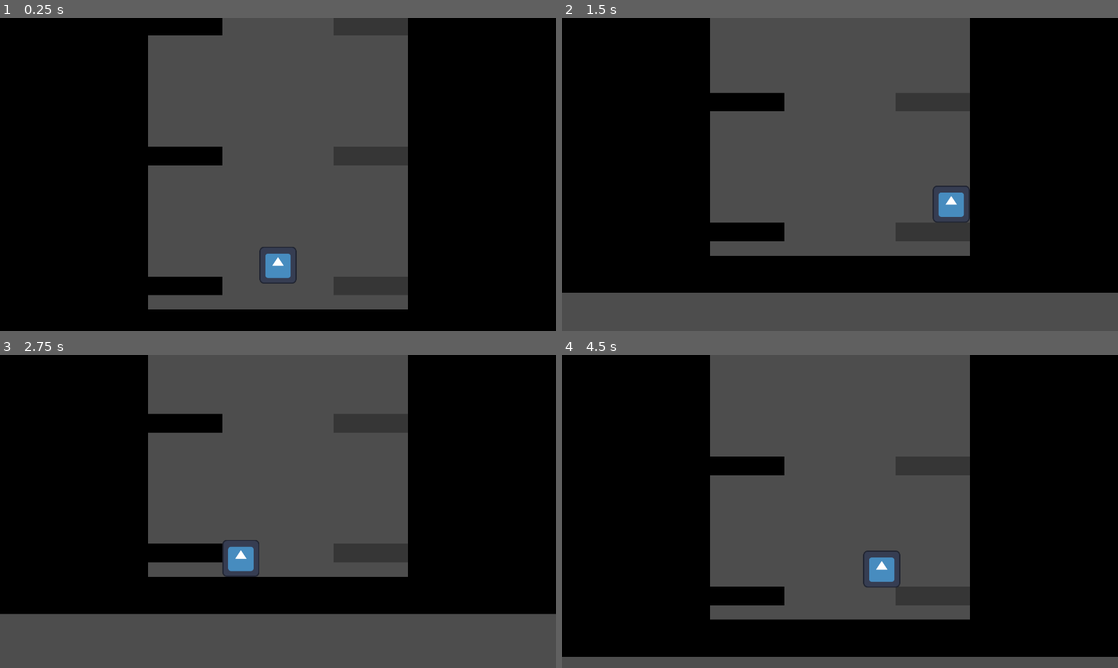
Above: before the commit, frames 1-4 (two rows, left to right).
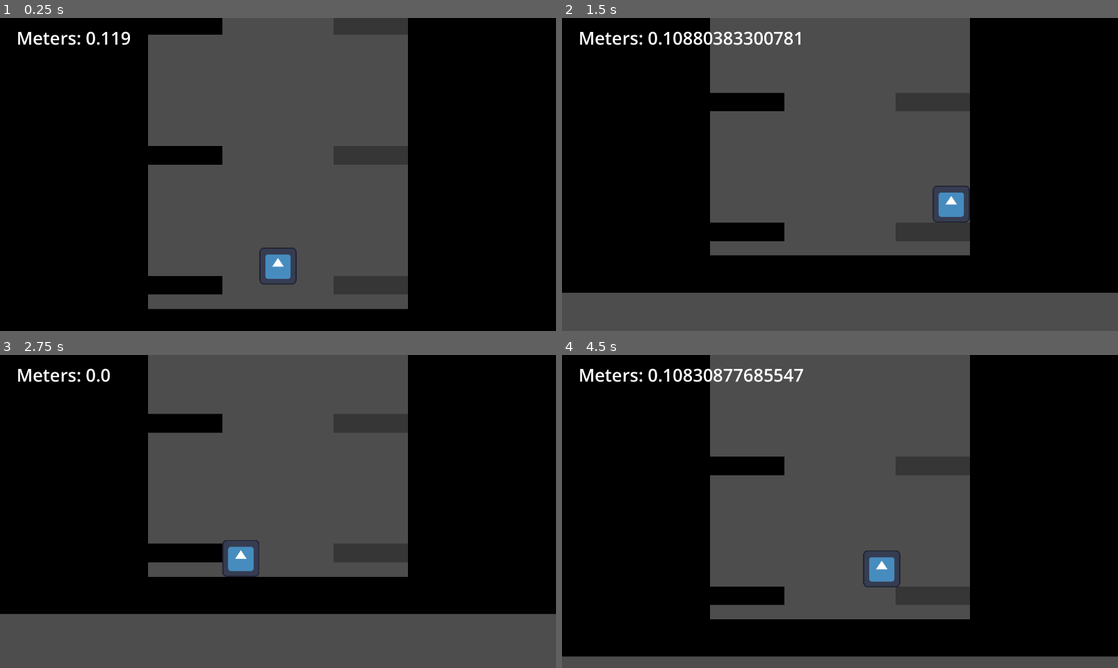
Above: after the commit, the same moments.

Repository: konducktor/run-from-gulmora
Game: Godot game, scene res://gameplay.tscn
Two runs of this game, one before a commit and one after it. Both use one fixed random seed, a clock stepped at 60 frames per second and the inputs below. The engine's default icon, where the game draws it, is replaced by a stand-in: a white triangle on a blue panel in a dark square.
Inputs (mouse positions are in pixels of both pictures, inside the frame that each line leads up to):
- Up to frame 1 (0.25 s): no input
- Up to frame 2 (1.5 s): move the mouse to (962, 158) at 0.52 s; hold Right (movement_right) from 0.53 s (still down); tap C (movement_jump) at 0.77 s; move the mouse to (728, 190) at 1.27 s
- Up to frame 3 (2.75 s): tap C (movement_jump) at 1.52 s; move the mouse to (333, 442) at 2.02 s; release Right (movement_right) at 2.03 s; hold Left (movement_left) from 2.03 s (still down)
- Up to frame 4 (4.5 s): move the mouse to (812, 574) at 2.77 s; release Left (movement_left) at 2.78 s; hold Right (movement_right) 2.78-4.28 s; tap C (movement_jump) at 3.02, 3.77 s; move the mouse to (1006, 558) at 3.52 s; move the mouse to (673, 464) at 4.27 s; hold Left (movement_left) from 4.28 s (still down)

The runs differ from the first frame. In frame 1, 0.7% of the frame differs, in the area x 3-74%, y 4-94%; in frame 2, 0.9%; in frame 3, 0.3%; in frame 4, 1.2%, in the area x 0-100%, y 4-97%.

Commit message:
сделал систему метров

Diff:
--- a/gameplay.tscn
+++ b/gameplay.tscn
@@ -2,14 +2,15 @@
 
 [ext_resource type="PackedScene" uid="uid://hqq6qxfhsob4" path="res://gameplay_elements/platform/platform.tscn" id="1_n4psk"]
 [ext_resource type="Script" uid="uid://dux2ueculjt2t" path="res://global/camera.gd" id="1_oe8ih"]
-[ext_resource type="Script" path="res://global/gameplay.gd" id="1_smepj"]
+[ext_resource type="Script" uid="uid://bvntop35l4m5u" path="res://global/gameplay.gd" id="1_smepj"]
 [ext_resource type="Script" uid="uid://byvfvad6xuppm" path="res://levels/level_generator.gd" id="1_xuee5"]
 [ext_resource type="PackedScene" uid="uid://uos88rcjypfn" path="res://player/player.tscn" id="2_ej4tk"]
 [ext_resource type="PackedScene" uid="uid://ypgd2rchig6s" path="res://monster/monster.tscn" id="6_cbffv"]
 
-[node name="Gameplay" type="Node2D" node_paths=PackedStringArray("player_respawn_timer")]
+[node name="Gameplay" type="Node2D" node_paths=PackedStringArray("player_respawn_timer", "meters_label")]
 script = ExtResource("1_smepj")
 player_respawn_timer = NodePath("PlayerRespawnTimer")
+meters_label = NodePath("CanvasLayer/MetersLabel")
 
 [node name="PlayerRespawnTimer" type="Timer" parent="."]
 one_shot = true
@@ -35,8 +36,19 @@
 scale = Vector2(4.28, 1)
 
 [node name="CharacterBody2D" parent="." instance=ExtResource("2_ej4tk")]
-position = Vector2(960, 537)
+position = Vector2(960, 542)
 collision_mask = 14
+METERS_OFFSET = 941.0
 
 [node name="Monster" parent="." instance=ExtResource("6_cbffv")]
 position = Vector2(958, 1664)
+
+[node name="CanvasLayer" type="CanvasLayer" parent="."]
+
+[node name="MetersLabel" type="Label" parent="CanvasLayer"]
+offset_left = 57.0
+offset_top = 26.0
+offset_right = 778.0
+offset_bottom = 110.0
+theme_override_font_sizes/font_size = 61
+text = "Meters: миллион тысяч"
--- a/global/gameplay.gd
+++ b/global/gameplay.gd
@@ -3,10 +3,14 @@
 
 @export var player_respawn_timer : Timer
 
+@export var meters_label: Label
 
 func _ready() -> void:
 	GlobalSignals.player_died.connect(_on_player_death)
+	GlobalSignals.meters_updated.connect(_on_meters_updated)
 
+func _on_meters_updated(value: float) -> void:
+	meters_label.text = "Meters: " + str(value)
 
 func _on_player_death() -> void:
 	player_respawn_timer.start()
--- a/global/global_signals.gd
+++ b/global/global_signals.gd
@@ -7,3 +7,5 @@
 
 signal monster_slowed
 signal monster_normal
+
+signal meters_updated(new_value: float)
--- a/player/player.gd
+++ b/player/player.gd
@@ -17,6 +17,12 @@
 var jump_amount : int
 var has_died : bool
 
+@export var METERS_OFFSET: float
+var meters:
+	set(value):
+		meters = clamp((-value + METERS_OFFSET) * 0.001, 0, INF)
+		#meters = -value + METERS_OFFSET
+		GlobalSignals.meters_updated.emit(meters)
 
 func _ready():
 	has_died = false
@@ -34,6 +40,8 @@
 
 	velocity.x = calculate_horizontal_movement(delta, velocity.x)
 	velocity.y = calculate_jump(delta, velocity.y)
+
+	meters = position.y
 
 	move_and_slide()
 
